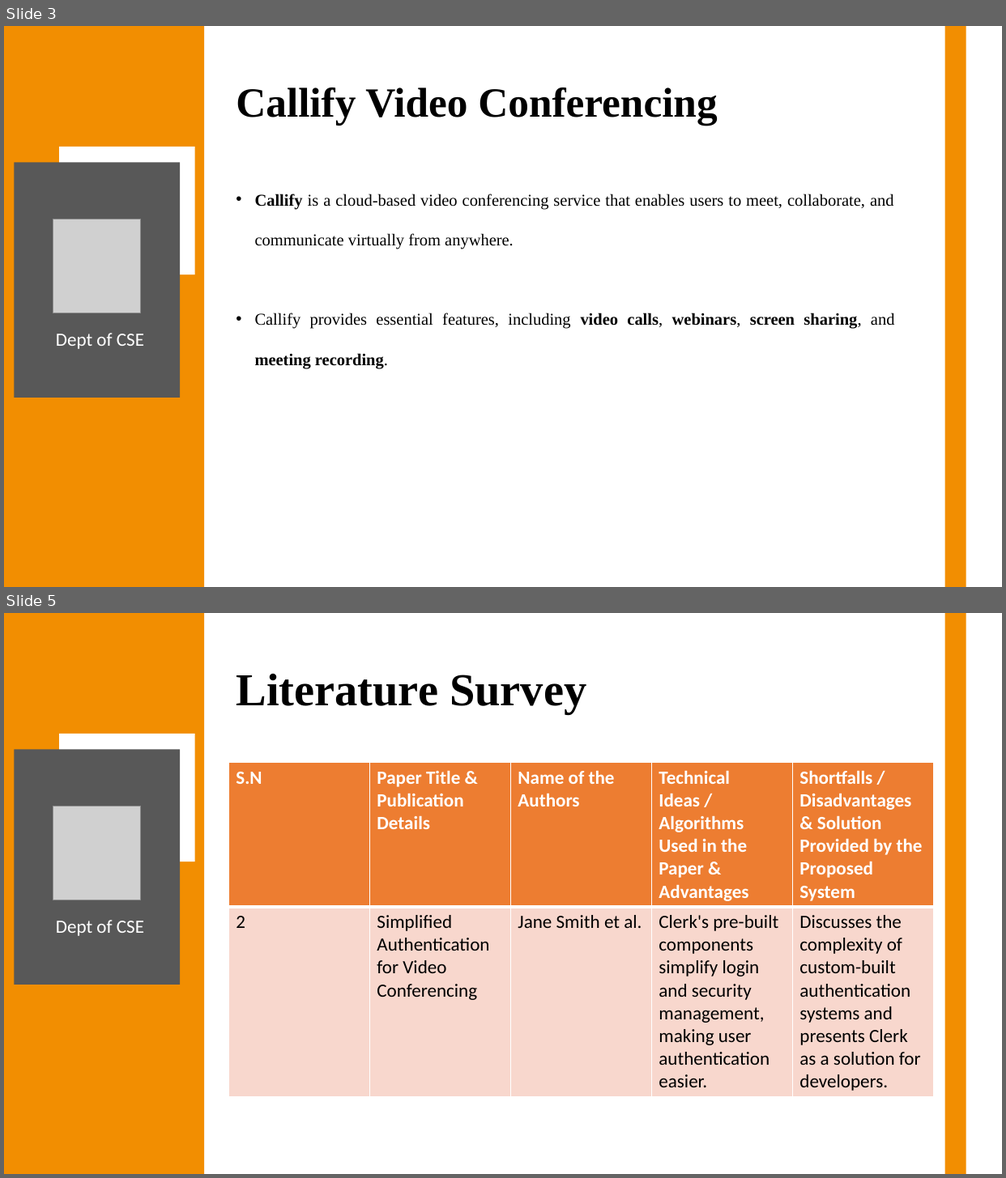
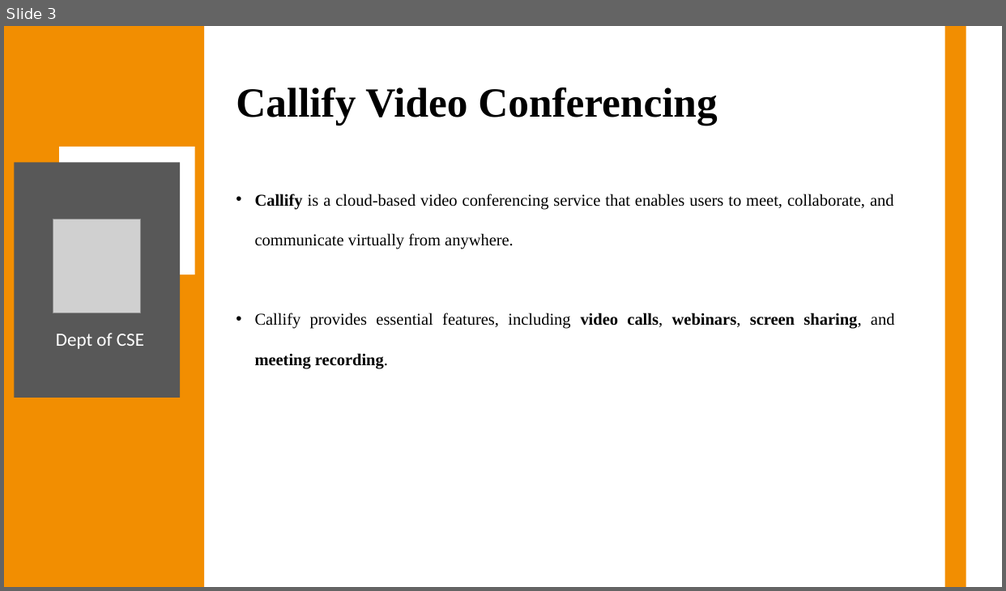
Before and after one commit to Anish202020/7th-Semester, a slide deck: Report & PPT/Project Work/Ppt/Callify Synopsis.pptx. Shown one above the other, each under a label of ours: slides 3 and 5 before the commit, slide 3 after it; the slides between them are not shown. The pictures are 1006x1178 and 1006x591 pixels, drawn with LibreOffice and Linux fonts; fonts in the diff are those of the drawing; grey boxes stand for pictures. Boxes give left, top, right and bottom in pixels: in the first picture for what was removed or moved away, otherwise in the second. Text is boxed around its words. In the diff, an @@ line names an element or a change of style, - is before the commit and + after.

```diff
--- a/Report & PPT/Project Work/Ppt/Callify Synopsis.pptx
+++ b/Report & PPT/Project Work/Ppt/Callify Synopsis.pptx
@@ slide 5 removed at [4, 613, 1002, 1174], background #FFFFFF @@
@@ rectangle removed at [4, 613, 204, 1174] @@
@@ rectangle removed at [945, 613, 966, 1174] @@
@@ title removed at [236, 674, 586, 714] @@
-Literature Survey
@@ rectangle removed at [59, 734, 195, 862] @@
@@ rectangle removed at [14, 749, 180, 985] @@
@@ table removed at [228, 763, 932, 1094], 2 rows, 5 columns @@
-S.N | Paper Title & Publication Details | Name of the Authors | Technical Ideas / Algorithms Used in the Paper & Advantages | Shortfalls / Disadvantages & Solution Provided by the Proposed System
-2 | Simplified Authentication for Video Conferencing | Jane Smith et al. | Clerk's pre-built components simplify login and security management, making user authentication easier. | Discusses the complexity of custom-built authentication systems and presents Clerk as a solution for developers.
@@ picture removed at [53, 806, 141, 900] @@
@@ text removed at [56, 920, 144, 936] @@
-Dept of CSE
```
Also in this commit, not shown: 14 slides changed, 4 other slides removed.
